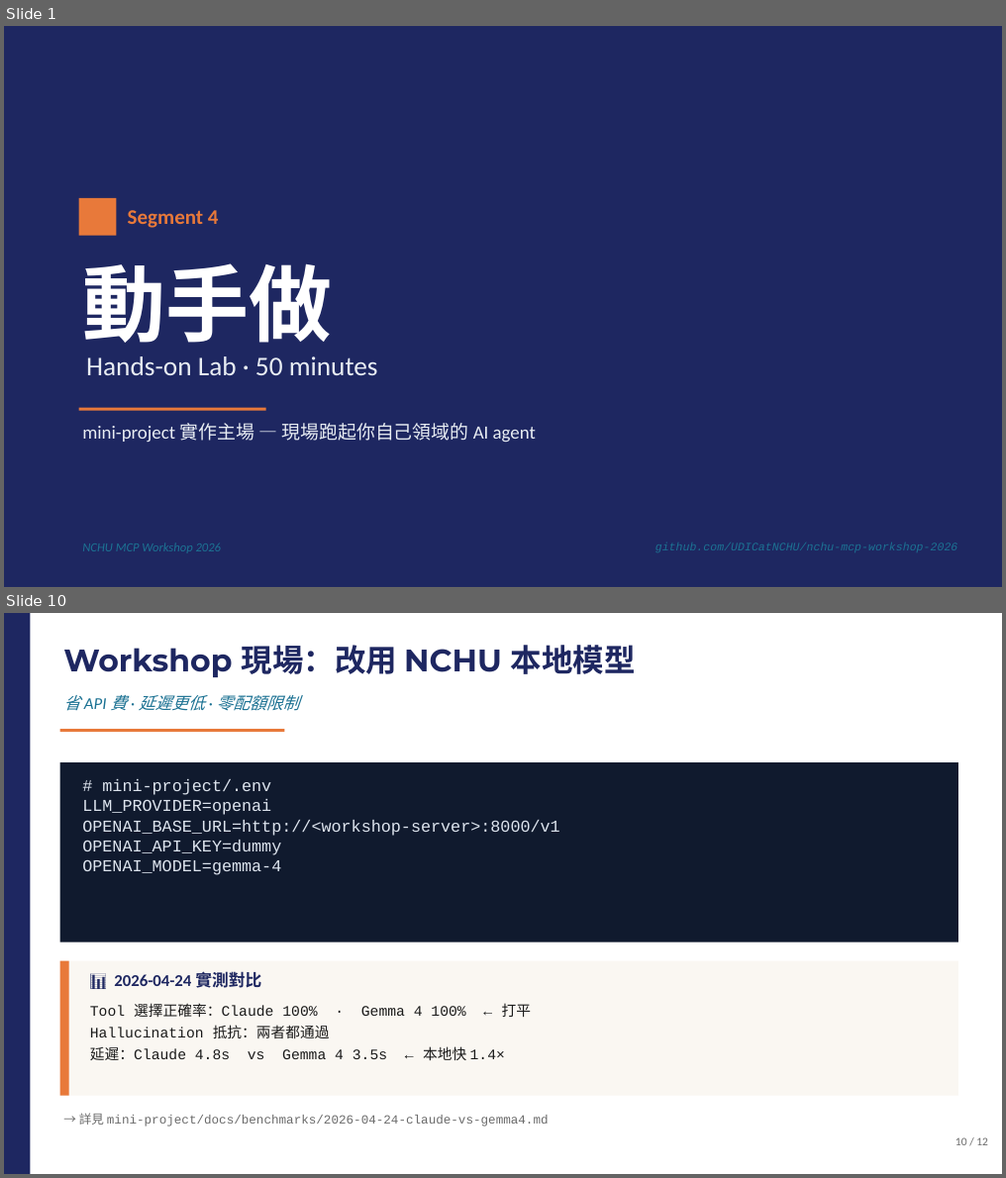
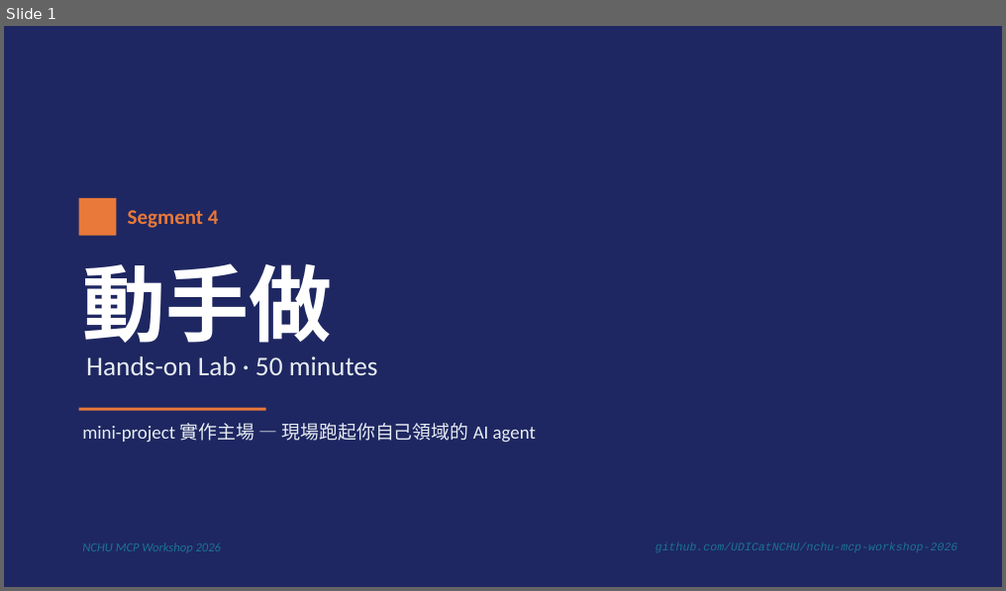
Before and after one commit to UDICatNCHU/nchu-mcp-workshop-2026, a slide deck: 04-hands-on-lab.pptx. Shown one above the other, each under a label of ours: slides 1 and 10 before the commit, slide 1 after it; the slides between them are not shown. The pictures are 1006x1178 and 1006x591 pixels, drawn with LibreOffice and Linux fonts; fonts in the diff are those of the drawing. Boxes give left, top, right and bottom in pixels: in the first picture for what was removed or moved away, otherwise in the second. Text is boxed around its words. In the diff, an @@ line names an element or a change of style, - is before the commit and + after.

Commit message:
feat: strengthen Segment 4 hands-on deck (12 → 15 slides, code-truth aligned)
Round 1 — pacing & facilitation (12 → 14):
- Slide 5 NEW: 行前準備 4 步驟（git clone / API key / .env / setup.sh）
- Slide 6 (was Quick Start) 砍成 3 步驟現場版
- Slide 7 (was Slide 10) 上提為「選你的 LLM 路線」雙欄對照
- Slide 13 NEW: Show & Tell facilitation prompt（35–45 min 交叉展示）

Round 2 — 用 mini-project 真程式碼強化（14 → 15）:
- Slide 5 NEW: 「agent loop 真實長這樣」秀 llm-client.js:23-69 簡化版
  + 三張註腳卡（餵 / 結束 / 工具）+ maxIterations 護欄
- Slide 4 架構圖：↓ 改 ⇅、加「LLM API」旁支 + ⟷ 箭頭，破除單向 pipeline 錯覺
- Slide 7 Quick Start：拆「你輸入 / 你應該看到」雙 code block，秀真實 console output
- Slide 8 路線選擇：加「N+M 的甜蜜」mini-block，並排
  getAnthropicTools() vs getOpenAITools() 4 行 adapter 差別
- Slide 11 docstring：bad/good 假 code → hello_tool vs teachers_tool 真實對照
  （含跨工具線索「通常在 search_teachers 找到候選名單後再呼叫」）
- Slide 13 卡點補 2 條：config.json key vs FastMCP() 名稱不一致 / uv sync 沒跑

Other:
- CLAUDE.md: Segment 1 標籤從「🔨 製作中」修正為「✅ 初稿完成（21 張）」

```diff
--- a/04-hands-on-lab.pptx
+++ b/04-hands-on-lab.pptx
@@ slide 10 removed at bbox=[4, 613, 1002, 1174], background #FFFFFF @@
@@ rectangle removed at bbox=[4, 613, 1002, 1174] @@
@@ rectangle removed at bbox=[4, 613, 30, 1174] @@
@@ text removed at bbox=[63, 645, 636, 677] @@
-Workshop 現場：改用 NCHU 本地模型
@@ text removed at bbox=[63, 695, 300, 711] @@
-省 API 費 · 延遲更低 · 零配額限制
@@ rectangle removed at bbox=[60, 729, 285, 732] @@
@@ rectangle removed at bbox=[60, 762, 958, 943] @@
@@ text removed at bbox=[82, 779, 559, 875] @@
-# mini-project/.env
-LLM_PROVIDER=openai
-OPENAI_BASE_URL=http://<workshop-server>:8000/v1
-OPENAI_API_KEY=dummy
-OPENAI_MODEL=gemma-4
@@ rectangle removed at bbox=[60, 961, 958, 1096] @@
@@ rectangle removed at bbox=[60, 961, 69, 1096] @@
@@ text removed at bbox=[114, 972, 261, 988] @@
-📊 2026-04-24 實測對比
@@ text removed at bbox=[90, 1003, 531, 1060] @@
-Tool 選擇正確率：Claude 100% · Gemma 4 100% ← 打平
-Hallucination 抵抗：兩者都通過
-延遲：Claude 4.8s vs Gemma 4 3.5s ← 本地快 1.4×
@@ text removed at bbox=[79, 1113, 548, 1127] @@
-→ 詳見 mini-project/docs/benchmarks/2026-04-24-claude-vs-gemma4.md
@@ text removed at bbox=[955, 1138, 988, 1146] @@
-10 / 12
```
Also in this commit, not shown: 6 slides changed, 7 slides added, 3 other slides removed, 2 other files.
